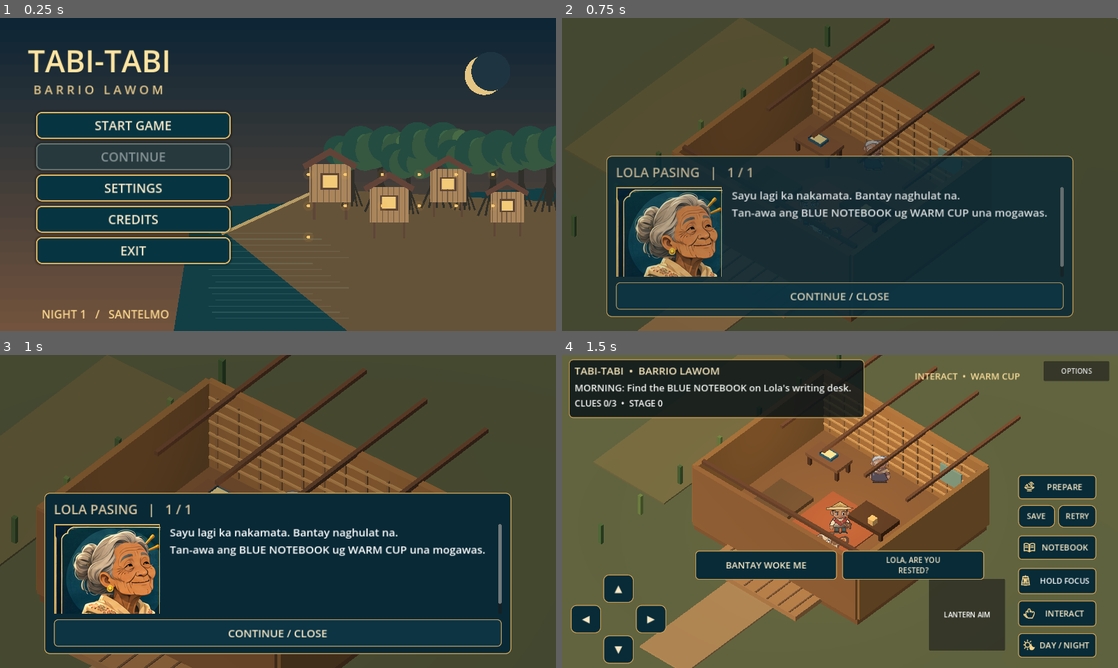
Above: before the commit, frames 1-4 (two rows, left to right).
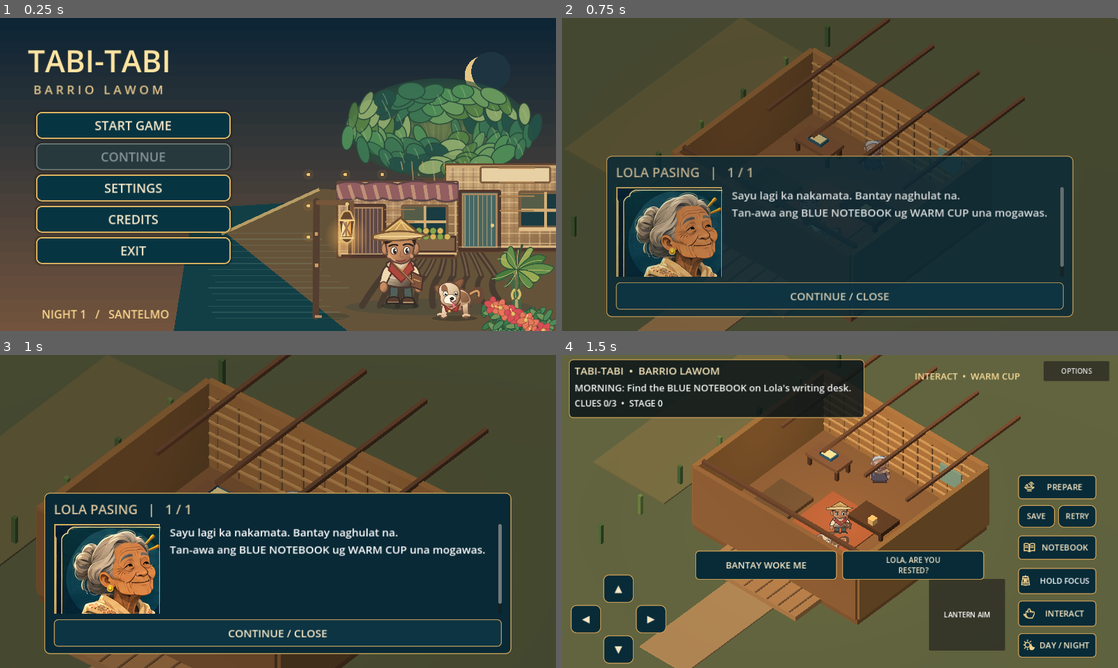
Above: after the commit, the same moments.

Repository: LokiJ07/Tabi-tabi
Game: Godot game, scene res://scenes/title.tscn
Two runs of this game, one before a commit and one after it. Both use one fixed random seed, a clock stepped at 60 frames per second and the inputs below.
Inputs (mouse positions are in pixels of both pictures, inside the frame that each line leads up to):
- Up to frame 1 (0.25 s): no input
- Up to frame 2 (0.75 s): click "START GAME" at 0.5 s
- Up to frame 3 (1 s): no input
- Up to frame 4 (1.5 s): tap Enter (ui_accept) at 1.25 s; move the mouse to (962, 495) at 1.27 s; hold Right (ui_right) from 1.28 s (still down); click (962, 495) at 1.42 s

The runs differ from the first frame. In frame 1, 21% of the frame differs, in the area x 54-100%, y 20-100%; in frame 2, nothing differs; in frame 3, nothing differs; in frame 4, nothing differs.

Commit message:
art(night1): reuse imported character and village illustrations in actual playable title screen

Diff:
--- a/scripts/ui/title_screen.gd
+++ b/scripts/ui/title_screen.gd
@@ -4,6 +4,14 @@
 const GameScene = preload("res://scenes/main.tscn")
 const Save = preload("res://scripts/core/save_service.gd")
 const Preferences = preload("res://scripts/core/preferences.gd")
+const ART_MANGROVE: Texture2D = preload("res://assets/world/mangrove_illustrated.svg")
+const ART_BANANA: Texture2D = preload("res://assets/world/banana_plant.svg")
+const ART_FLOWERS: Texture2D = preload("res://assets/world/hibiscus_bush.svg")
+const ART_LANTERN: Texture2D = preload("res://assets/world/lantern_post.svg")
+const ART_SCHOOL: Texture2D = preload("res://assets/world/school_facade.svg")
+const ART_MARKET: Texture2D = preload("res://assets/world/market_facade.svg")
+const ART_HERO: Texture2D = preload("res://assets/characters/apprentice.svg")
+const ART_BANTAY: Texture2D = preload("res://assets/characters/bantay.svg")
 
 var prefs = Preferences.new()
 var continue_button: Button
@@ -19,6 +27,7 @@
 	prefs.load_from()
 	mouse_filter = Control.MOUSE_FILTER_STOP
 	resized.connect(queue_redraw)
+	_build_scenic_art()
 	_build_menu()
 	_build_settings()
 	_build_loading()
@@ -40,11 +49,8 @@
 	for i in range(15):
 		var yy := 495.0 + float(i) * 14.0
 		draw_line(Vector2(480 + float(i % 3) * 8, yy), Vector2(720 + float(i % 5) * 21, yy), Color(0.58, 0.76, 0.70, 0.16), 2)
-	for i in range(8):
-		var cx := 810.0 + float(i) * 65.0
-		_draw_mangrove(Vector2(cx, 416.0 + float(i % 3) * 9.0), 0.75 + 0.16 * float(i % 2))
-	for i in range(4):
-		_draw_hut(Vector2(760 + float(i) * 136.0, 424 + float(i % 2) * 46.0), 0.92 - float(i) * 0.06)
+	# The foreground is now actual imported Godot artwork, not silhouette
+	# circles, roofs and boxes drawn into a mock-looking title canvas.
 	# Lantern pools and original low-cost firefly accents.
 	for i in range(13):
 		var x := 710.0 + float(i % 6) * 85.0
@@ -52,6 +58,37 @@
 		draw_circle(Vector2(x, y), 4, Color("#f5c876"))
 		draw_circle(Vector2(x, y), 12, Color(1.0, 0.69, 0.24, 0.08))
 	draw_set_transform(Vector2.ZERO, 0.0, Vector2.ONE)
+
+func _build_scenic_art() -> void:
+	# Layer real authored textures on the title background. These SVGs are
+	# shared with playable Night 1, so the menu no longer advertises unrelated art.
+	var scene := Control.new()
+	scene.name = "IllustratedTitleScene"
+	scene.set_anchors_and_offsets_preset(Control.PRESET_FULL_RECT)
+	scene.mouse_filter = Control.MOUSE_FILTER_IGNORE
+	add_child(scene)
+	_title_sprite(scene, "MangroveAtDusk", ART_MANGROVE, Vector4(0.56, 0.12, 1.02, 0.98))
+	_title_sprite(scene, "SchoolhouseAtDusk", ART_SCHOOL, Vector4(0.79, 0.43, 1.06, 0.75))
+	_title_sprite(scene, "MarketAtDusk", ART_MARKET, Vector4(0.60, 0.49, 0.83, 0.77))
+	_title_sprite(scene, "BananaLeavesAtDusk", ART_BANANA, Vector4(0.83, 0.68, 1.03, 1.05))
+	_title_sprite(scene, "VillageLantern", ART_LANTERN, Vector4(0.53, 0.54, 0.67, 0.97))
+	_title_sprite(scene, "ApprenticeAtDusk", ART_HERO, Vector4(0.65, 0.56, 0.79, 0.98))
+	_title_sprite(scene, "BantayAtDusk", ART_BANTAY, Vector4(0.76, 0.76, 0.88, 1.00))
+	_title_sprite(scene, "FloweringShore", ART_FLOWERS, Vector4(0.83, 0.82, 1.04, 1.08))
+
+func _title_sprite(parent: Control, label: String, texture: Texture2D, rect: Vector4) -> void:
+	var art := TextureRect.new()
+	art.name = label
+	art.texture = texture
+	art.expand_mode = TextureRect.EXPAND_IGNORE_SIZE
+	art.stretch_mode = TextureRect.STRETCH_KEEP_ASPECT_CENTERED
+	art.anchor_left = rect.x
+	art.anchor_top = rect.y
+	art.anchor_right = rect.z
+	art.anchor_bottom = rect.w
+	art.mouse_filter = Control.MOUSE_FILTER_IGNORE
+	parent.add_child(art)
+
 
 func _draw_mangrove(at: Vector2, scale2: float) -> void:
 	var wood := Color("#302f29")
